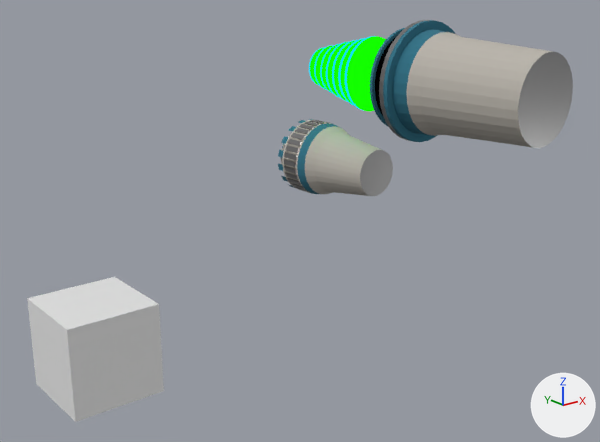
A saved change to the Blender file Assets/Models/Defenders.blend.
Both versions are drawn from a 50 mm camera at (-14.51, -15.18, 7.74) aimed at (-3.34, -1.22, 2.15). The axes (+X, +Y, +Z) are drawn at lower right. The lights are the same throughout.

The first picture shows 'FireAway', 'HQ', 'Measuring'.
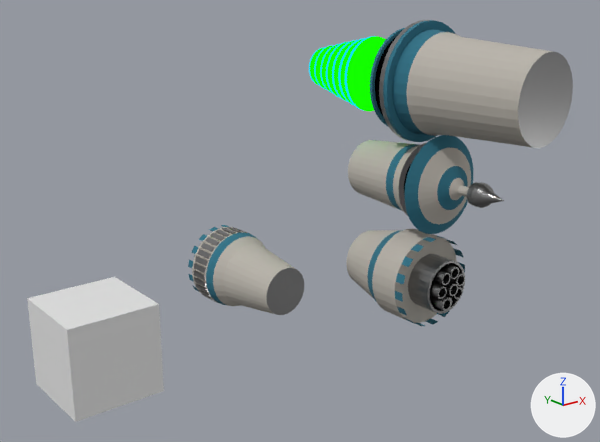
Edits to the bpy script that builds the scene:
```text
Add me_cylinder_003:
    me_cylinder_003.from_pydata(...)  # 1312 vertices, 1026 faces; spans x -1.12..1.12, y -0.09..3.01, z -1.31..0.94
    # faces by material slot: [880, 97, 1, 48]
    me_cylinder_003.materials.append(mat_gunmetal)  # grey #989898
    me_cylinder_003.materials.append(mat_concrete)  # grey #b9b4ab
    me_cylinder_003.materials.append(mat_darkglass)  # black #000000
    me_cylinder_003.materials.append(mat_stripe)  # cyan #2e7287
Add me_cylinder_002:
    me_cylinder_002.from_pydata(...)  # 609 vertices, 609 faces; spans x -1.2..1.2, y -0.13..4.24, z -1.21..1.18
    # faces by material slot: [161, 32, 320, 96]
    me_cylinder_002.materials.append(mat_concrete)  # grey #b9b4ab
    me_cylinder_002.materials.append(mat_darkglass)  # black #000000
    me_cylinder_002.materials.append(mat_gunmetal)  # grey #989898
    me_cylinder_002.materials.append(mat_stripe)  # cyan #2e7287
Change ob_fireaway:
    ob_fireaway.location: (0.0, 0.0, 2.42) -> (-2.97, 0.0, -0.1)
Add ob_bombsaway:
    ob_bombsaway = bpy.data.objects.new('BombsAway', me_cylinder_003)
    ob_bombsaway.location = (0.0, 0.0, 0.0)
    ob_bombsaway.rotation_euler = (3.142, 0.0, 0.0)  # degrees (180, 0, 0)
Add ob_shocker:
    ob_shocker = bpy.data.objects.new('Shocker', me_cylinder_002)
    ob_shocker.location = (0.0, 0.0, 2.66)
    ob_shocker.rotation_euler = (3.142, 0.0, 0.0)  # degrees (180, 0, 0)
```

Changed parts and their boxes (x1, y1, x2, y2) in the pictures (600 x 442 px):
'FireAway', moved: before (278, 119, 393, 196); after (188, 225, 304, 315)
'Shocker', added: after (348, 135, 504, 234)
    faces in mat_concrete (grey #b9b4ab): (348, 140, 471, 225)
    faces in mat_stripe (cyan #2e7287): (386, 135, 473, 234)
    faces in mat_gunmetal (grey #989898): (399, 143, 504, 216)
'BombsAway', added: after (346, 228, 465, 326)
    faces in mat_concrete (grey #b9b4ab): (346, 228, 457, 323)
    faces in mat_gunmetal (grey #989898): (408, 254, 465, 314)
    faces in mat_stripe (cyan #2e7287): (367, 230, 465, 326)
